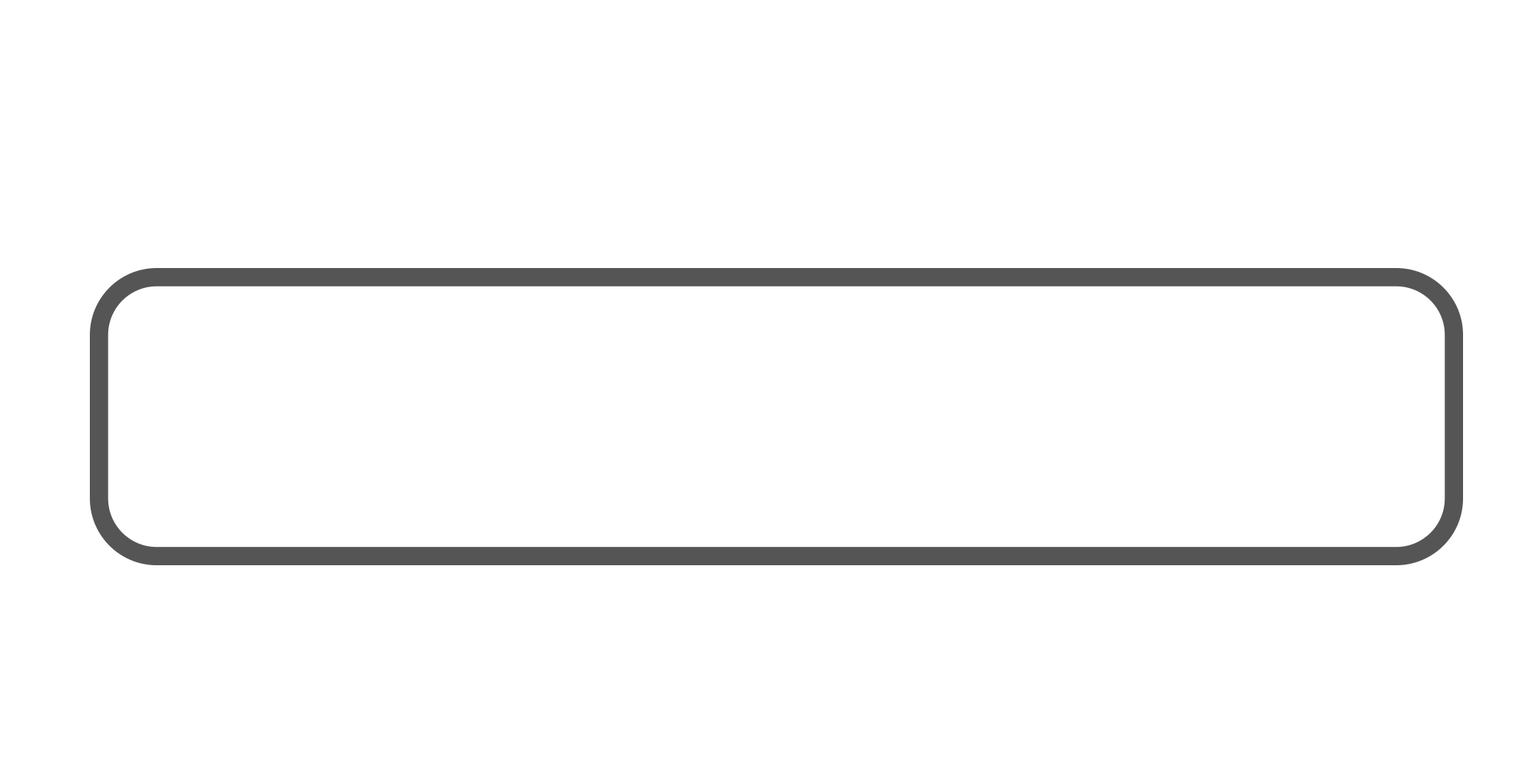
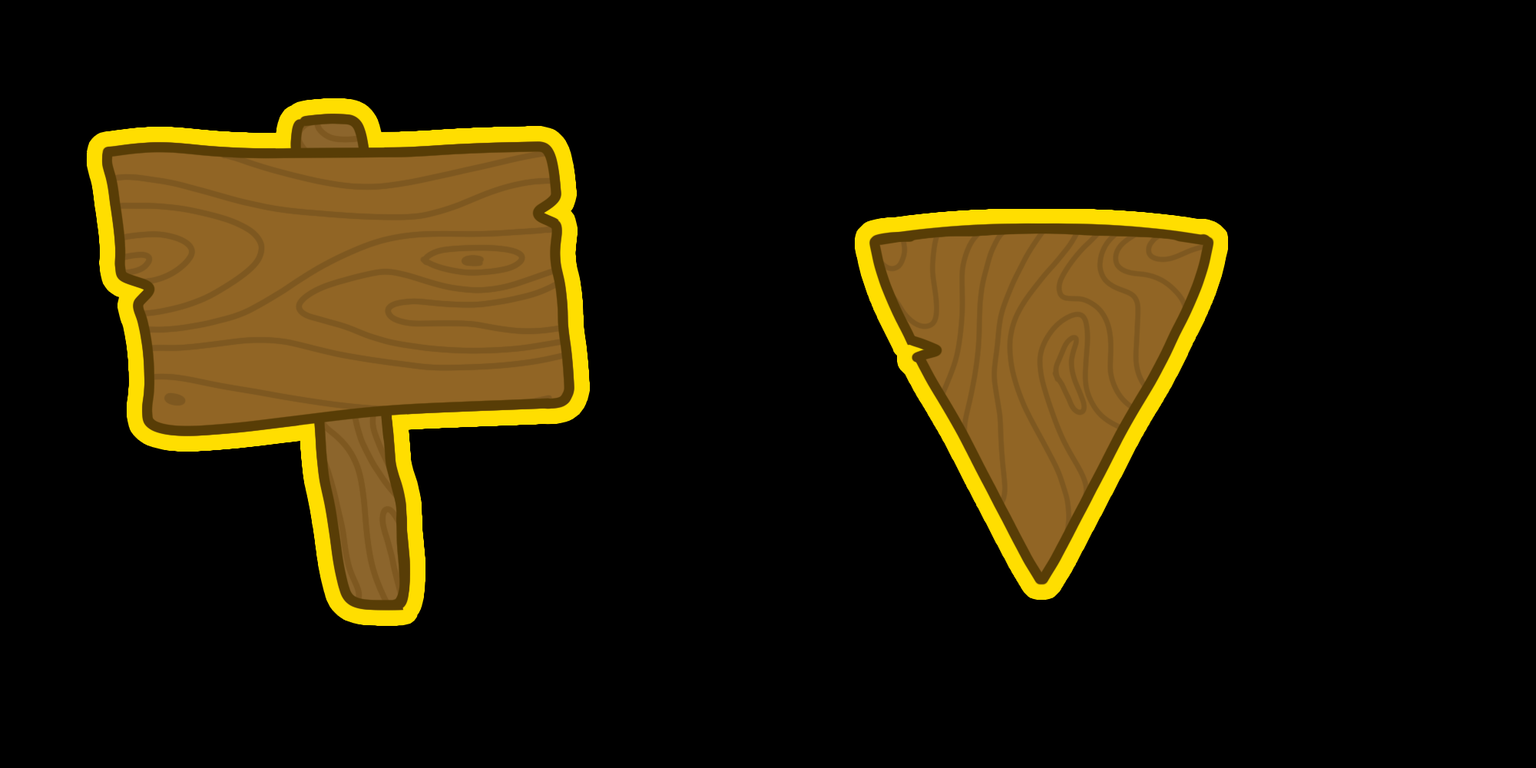
Layer changes from the first 1536px x 768px image to the second:
added group "arrowpointer" with 4 layers above "Hammering" over [864, 191, 1253, 590]
added layer "Layer 61" in group "arrowpointer" over [868, 222, 1215, 586]
added layer "Layer 63" in group "arrowpointer" over [877, 191, 1253, 559]
added layer "Layer 62" in group "arrowpointer" over [877, 231, 1205, 573]
added layer "Layer 64" in group "arrowpointer" over [864, 218, 1218, 590]
added group "Sign quenching" with 12 layers above "saussage" over [0, 0, 1536, 768]
added layer "Layer 46" in group "Sign quenching" over [0, 0, 1536, 768]
added layer "Layer 41 copy" in group "Sign quenching" over [101, 140, 576, 437]
added layer "Layer 45" in group "Sign quenching" over [72, 142, 597, 415]
added layer "Layer 43" in group "Sign quenching" over [103, 142, 573, 435]
hid "Rounded Rectangle 3", moved it into group "Sign quenching", painted on it over [89, 268, 1463, 566]
added layer "Layer 47" in group "Sign quenching" over [0, 0, 1536, 768]
added layer "Layer 42 copy" in group "Sign quenching" over [290, 112, 411, 612]
added layer "Layer 48" in group "Sign quenching" over [294, 113, 447, 640]
added layer "Layer 49" in group "Sign quenching" over [0, 0, 1536, 768]
added layer "Layer 44" in group "Sign quenching" over [298, 121, 402, 603]
added layer "Layer 42" in group "Sign quenching" over [290, 112, 411, 612]
added layer "Layer 41" in group "Sign quenching" over [101, 140, 576, 437]
showed "Layer 3", painted on it over [0, 0, 1536, 768]
